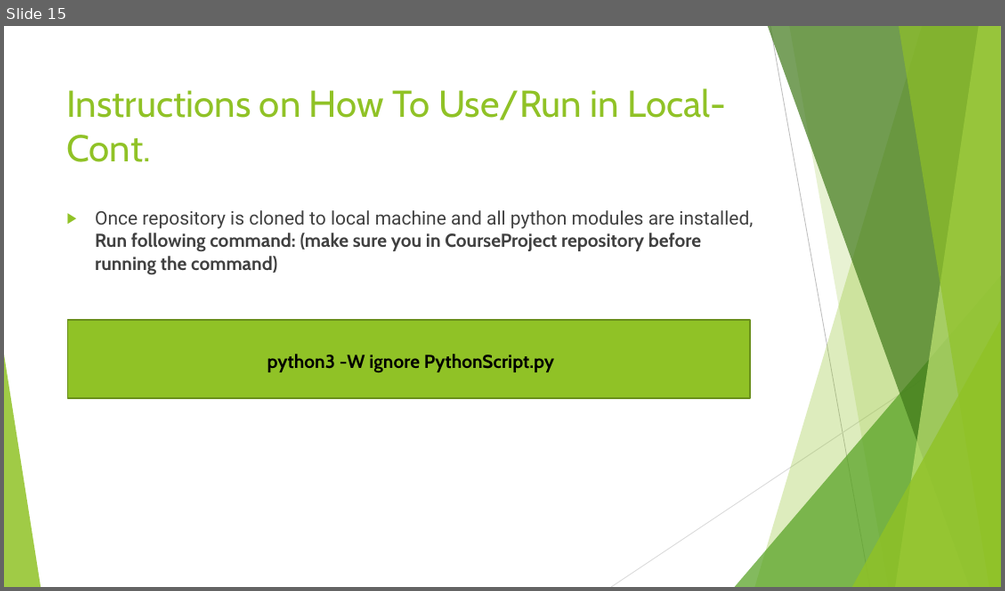
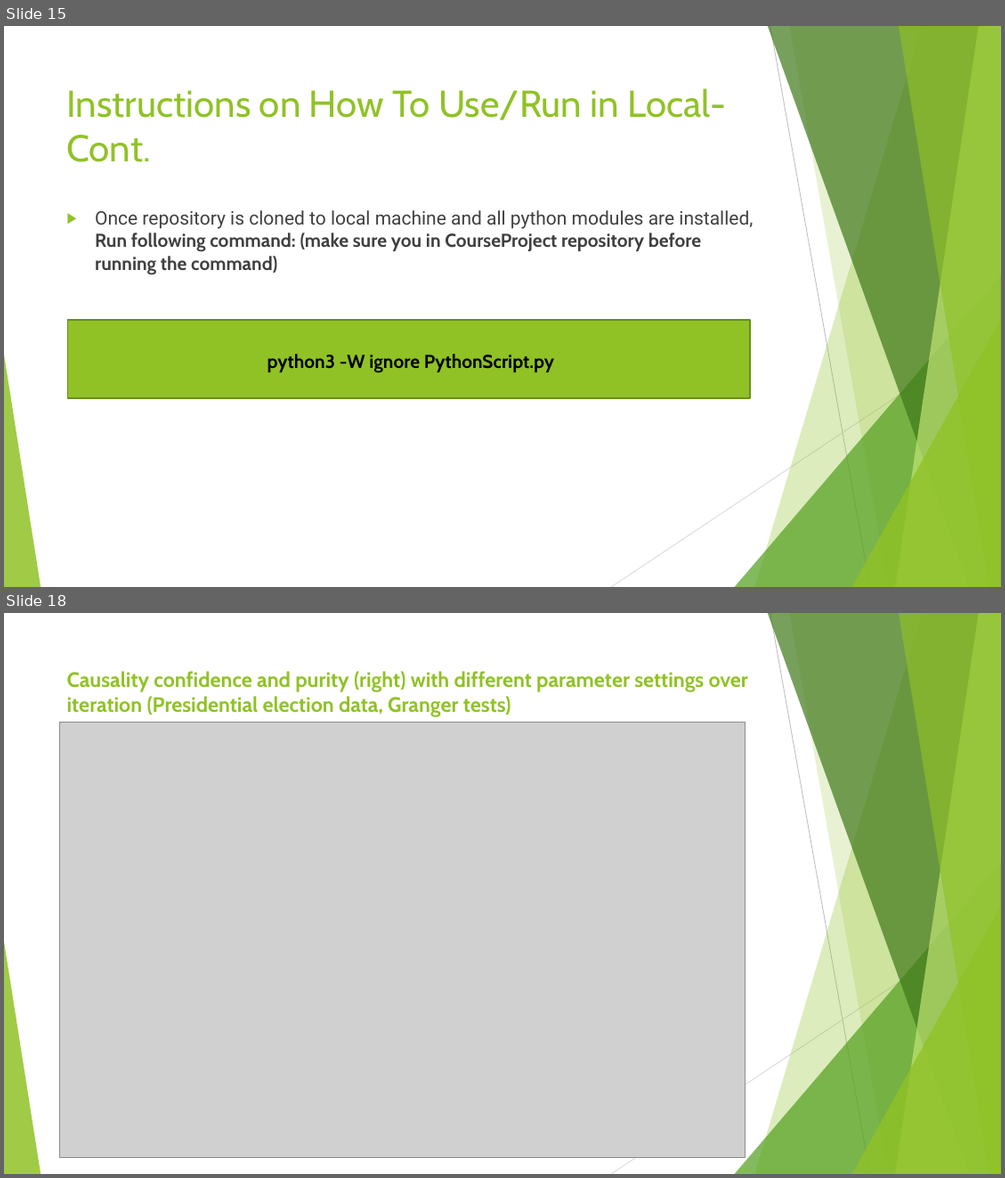
Before and after one commit to hsiddhu2/CourseProject, a slide deck: documentation/Project Presentation.pptx. Shown one above the other, each under a label of ours: slide 15 before the commit, slides 15 and 18 after it; the slides between them are not shown. The pictures are 1005x591 and 1005x1178 pixels, drawn with LibreOffice and Linux fonts; fonts in the diff are those of the drawing; grey boxes stand for pictures. Boxes give left, top, right and bottom in pixels: in the first picture for what was removed or moved away, otherwise in the second. Text is boxed around its words. In the diff, an @@ line names an element or a change of style, - is before the commit and + after.

```diff
--- a/documentation/Project Presentation.pptx
+++ b/documentation/Project Presentation.pptx
@@ slide 18 added at [4,613,1001,1174], background #FFFFFF; not listed: 10 template elements that a slide beside it also shows @@
@@ title added at [67,671,748,717], 20 pt, text #90C226, bold @@
+Causality confidence and purity (right) with different parameter settings over iteration (Presidential election data, Granger tests)
@@ picture added at [59,722,745,1158] @@
```
Also in this commit, not shown: 4 slides changed, 5 other slides added, 1 slide removed.
